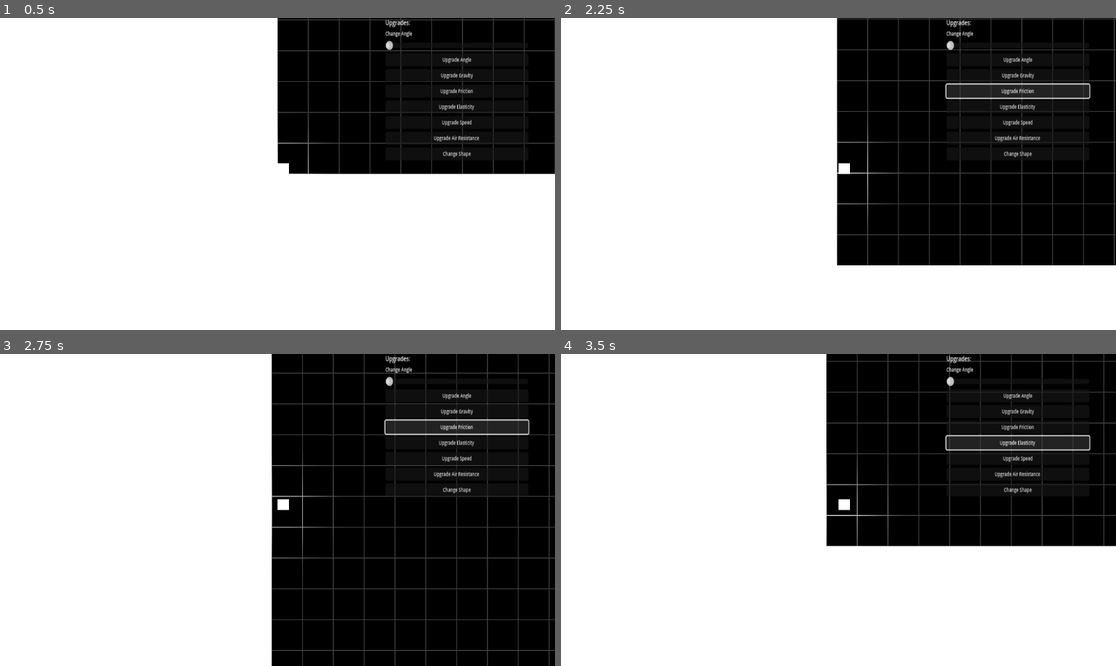
Above: before the commit, frames 1-4 (two rows, left to right).
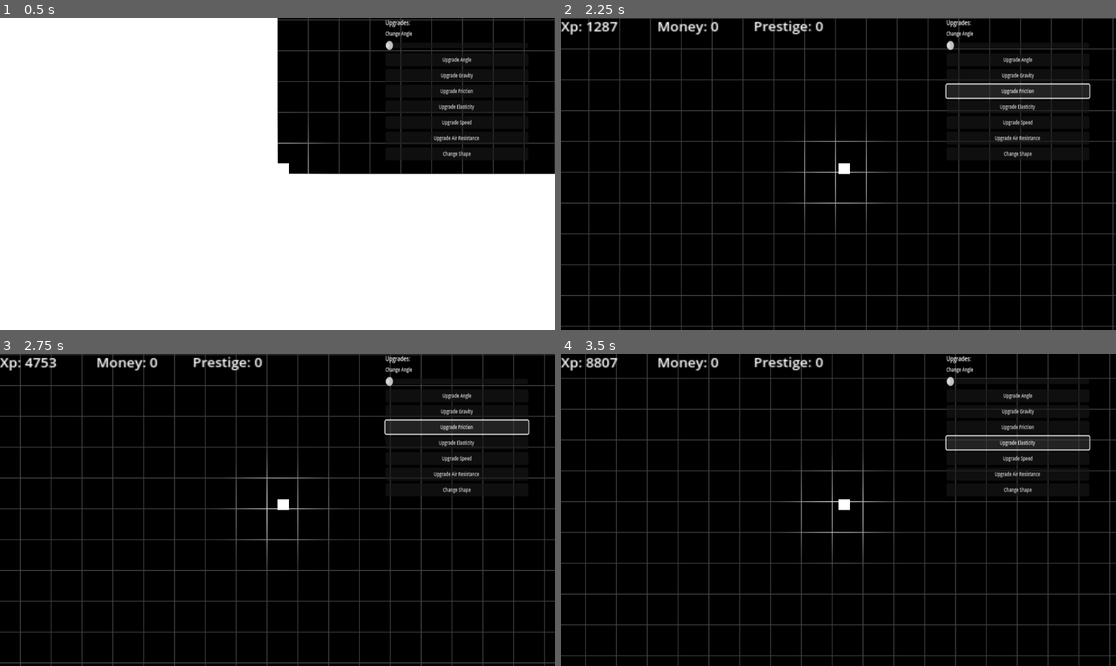
Above: after the commit, the same moments.

Repository: Lueegee1/Skr-t-Kast-Spil
Game: Godot game, scene res://main/root.tscn
Two runs of this game, one before a commit and one after it. Both use one fixed random seed, a clock stepped at 60 frames per second and the inputs below.
Inputs:
- Up to frame 1 (0.5 s): no input
- Up to frame 2 (2.25 s): click "Upgrade Angle" at 0.5 s; click "Upgrade Gravity" at 1.25 s; click "Upgrade Friction" at 2 s
- Up to frame 3 (2.75 s): no input
- Up to frame 4 (3.5 s): click "Upgrade Elasticity" at 2.75 s

Frame 1 is identical in both runs. In frame 2, 64% of the frame differs, in the area x 0-100%, y 0-100%; in frame 3, 54%; in frame 4, 71%.

Commit message:
Update ground :)

Diff:
--- a/main/Background.gd
+++ b/main/Background.gd
@@ -3,6 +3,8 @@
 @onready var grid = $"."
 @onready var ball = $"../../LaunchSite/RigidBody2D"
 @onready var camera = $"../../UI/Camera2D"
+
+var startsize = Vector2(60746.0,23408.0)
 
 func _process(_delta):
 	var mat = grid.material as ShaderMaterial
@@ -10,3 +12,5 @@
 
 	mat.set_shader_parameter("camera_origin", screen_top_left)
 	mat.set_shader_parameter("ball_position", ball.global_position)
+
+	size = startsize+ Global.Ball.position
--- a/main/BallMechanics.gd
+++ b/main/BallMechanics.gd
@@ -45,6 +45,7 @@
 	linear_velocity = Vector2(cos(radians), -sin(radians)) * launch_speed
 
 func _physics_process(delta): # called every frame
+	Global.Ground._ground_update(position.x)
 # RigidBody is not moving check
 	if linear_velocity.length() < stop_threshold:
 		still_time += delta
--- a/main/Global.gd
+++ b/main/Global.gd
@@ -7,3 +7,4 @@
 var GameController
 var Ball
 var Inventory
+var Ground
--- a/main/Ground.gd
+++ b/main/Ground.gd
@@ -1,6 +1,6 @@
 extends Node2D
 
-var increment = 8000
+var increment = 40000
 
 
 func _ready() -> void:
@@ -10,8 +10,8 @@
 	queue_redraw()
 
 func _draw() -> void:
-	for i in range(10+int(Global.Ball.position.x/increment)):
-		var value = float((1-0.1*i))
+	for i in range(10+2*int(Global.Ball.position.x/increment)):
+		var value = float((1-0.05*i))
 		print(value)
 		draw_rect(Rect2(i*increment,0,increment,10000),Color(value*2,value,value))
 	draw_rect(Rect2(-1000,-10000,1000,20000),Color.WHITE)
--- a/main/GroundCollision.gd
+++ b/main/GroundCollision.gd
@@ -1,15 +1,18 @@
 extends StaticBody2D
 
 @onready var Ground = $"Test collision shape"
-const start_size = Vector2(3458.0,115.5)
+const start_size = Vector2(3458.0,5886.0)
+
 # Called when the node enters the scene tree for the first time.
 func _ready() -> void:
+	Global.Ground = self
 	pass # Replace with function body.
 
 
 #Updates width of ground collision with ball position
-func _process(delta: float) -> void:
-	Ground.shape.size = start_size + 5*Vector2(Global.Ball.position.x,0)
+func _ground_update(pos):
+	Ground.shape.size = start_size + 5*Vector2(pos,0)
 	print(Ground.shape.size)
-	delta=delta
-	pass
+
+#func _process(delta: float) -> void:
+#	pass
--- a/main/main.tscn
+++ b/main/main.tscn
@@ -27,7 +27,7 @@
 script = SubResource("GDScript_3wy1v")
 
 [sub_resource type="RectangleShape2D" id="RectangleShape2D_xwkvk"]
-size = Vector2(3458, 115.5)
+size = Vector2(3458, 5886)
 
 [node name="Main" type="Node2D"]
 script = ExtResource("1_53q0u")
@@ -139,7 +139,10 @@
 inertia = 1000.0
 linear_damp_mode = 1
 linear_damp = 0.08
+angular_damp = 100.0
 script = ExtResource("2_pjrb6")
+launch_speed = 10000.0
+launch_angle = 45.0
 
 [node name="CollisionPolygon2D" type="CollisionShape2D" parent="LaunchSite/RigidBody2D"]
 position = Vector2(12, -10.819267)
@@ -164,17 +167,17 @@
 z_index = -10
 z_as_relative = false
 material = SubResource("ShaderMaterial_kfbq2")
-offset_left = -1475.0
-offset_top = -22602.0
-offset_right = 58950.0
-offset_bottom = 806.0
+offset_left = -1396.0
+offset_top = -22545.0
+offset_right = 59350.0
+offset_bottom = 863.0
 script = ExtResource("2_3wy1v")
 
 [node name="Test solid" type="StaticBody2D" parent="."]
 script = ExtResource("4_c651c")
 
 [node name="Test collision shape" type="CollisionShape2D" parent="Test solid"]
-position = Vector2(1729, 57.75)
+position = Vector2(1729, 2943)
 shape = SubResource("RectangleShape2D_xwkvk")
 
 [node name="Node" type="Node" parent="."]
